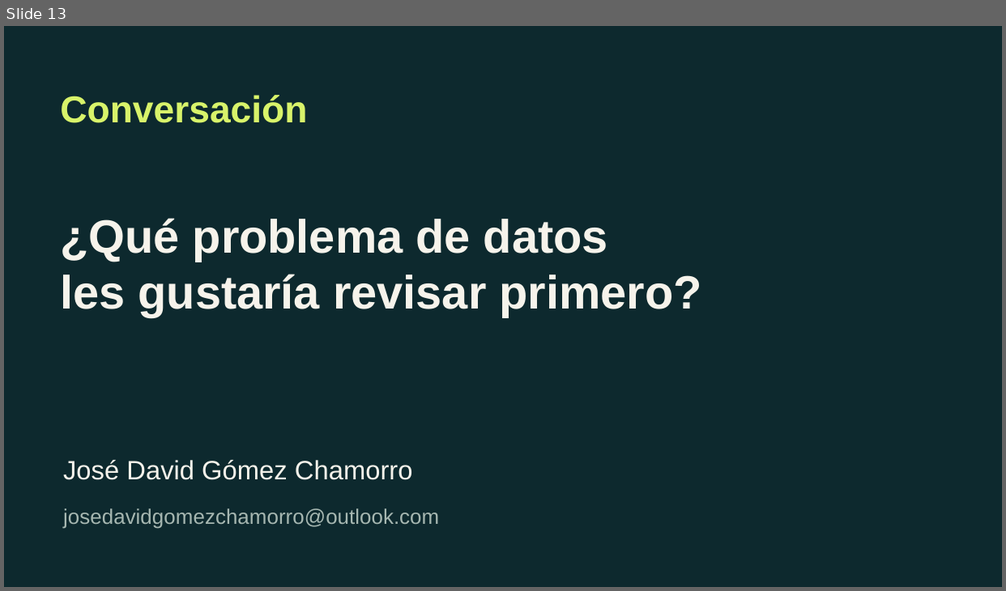
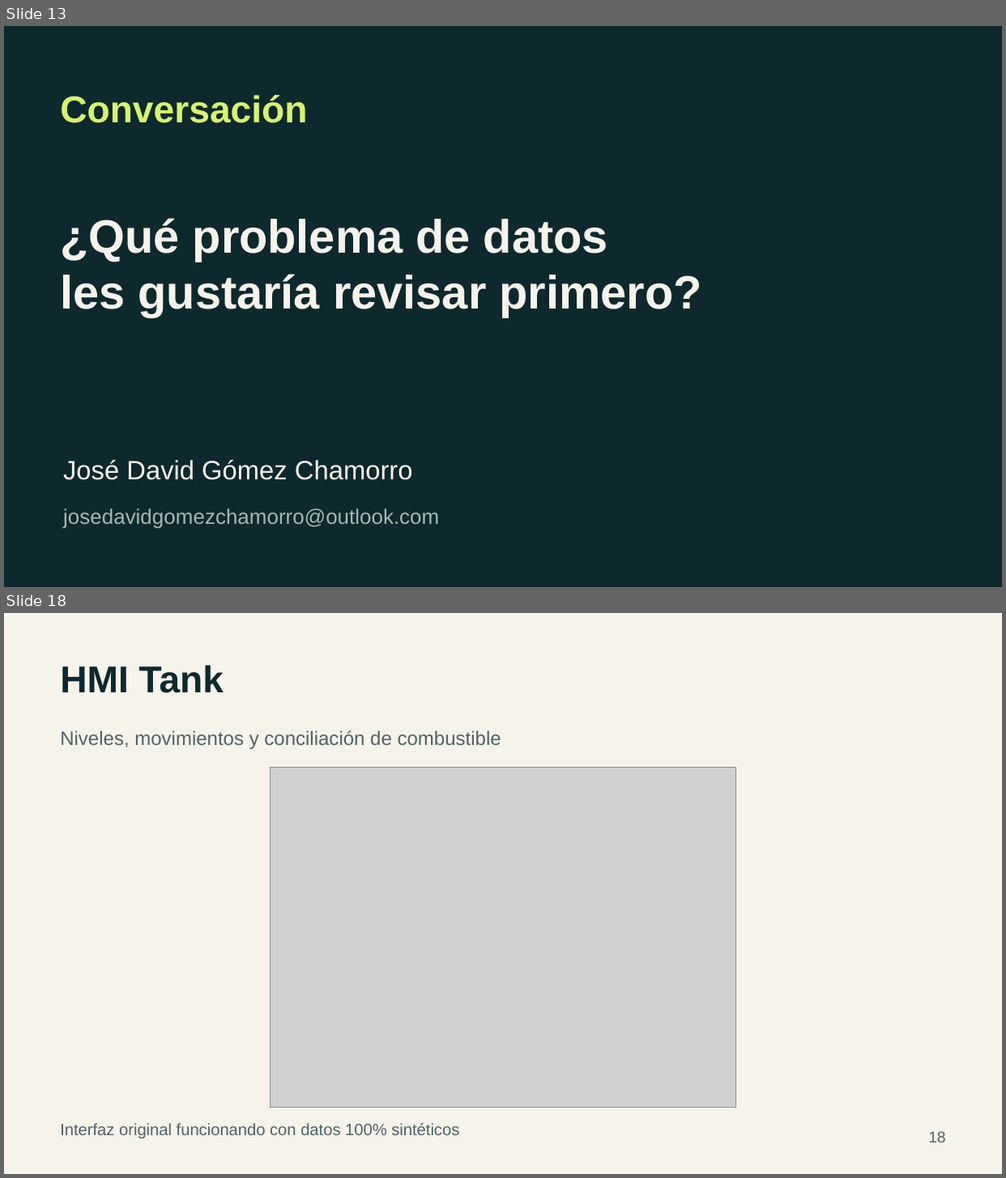
Before and after one commit to joseggch15/Interview, a slide deck: materiales/Jose_David_Gomez_Diametral.pptx. Shown one above the other, each under a label of ours: slide 13 before the commit, slides 13 and 18 after it; the slides between them are not shown. The pictures are 1006x591 and 1006x1178 pixels, drawn with LibreOffice and Linux fonts; fonts in the diff are those of the drawing; grey boxes stand for pictures. Boxes give left, top, right and bottom in pixels: in the first picture for what was removed or moved away, otherwise in the second. Text is boxed around its words. In the diff, an @@ line names an element or a change of style, - is before the commit and + after.

Commit message:
Update PowerPoint with five real software screenshots using synthetic data

```diff
--- a/materiales/Jose_David_Gomez_Diametral.pptx
+++ b/materiales/Jose_David_Gomez_Diametral.pptx
@@ slide 18 added at (4,613,1002,1174), background #F6F3EB @@
@@ text added at (60,665,224,693), 36 pt, text #0D292E, bold @@
+HMI Tank
@@ text added at (60,730,501,749), 18.8 pt, text #506367 @@
+Niveles, movimientos y conciliación de combustible
@@ picture added at (270,767,735,1107) @@
@@ text added at (60,1123,459,1139), 15.8 pt, text #506367 @@
+Interfaz original funcionando con datos 100% sintéticos
@@ text added at (928,1131,945,1143), 15 pt, text #506367 @@
+18
```
Also in this commit, not shown: 4 other slides added.
